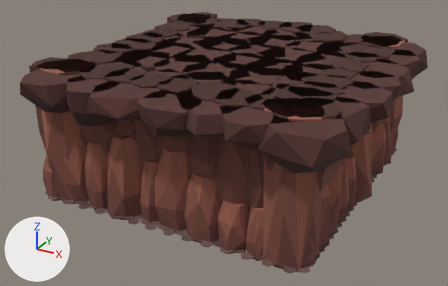
The glTF model surface-game-art/public/assets/underground/volcanic-hall.glb, before and after one commit.
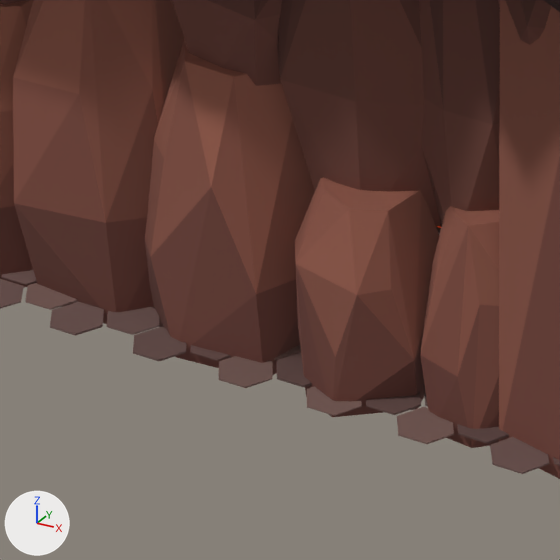
There are two pictures of each version: one whole from a camera (50 mm lens) standing at (45.8, -86.6, 47.9) and looking at (0.1, -3.6, 6.4), one close up on the part from 34% to 62% of the width and 56% to 100% of the height. The axes (+X, +Y, +Z) are drawn at lower left. The lights are the same throughout. The older version's two pictures come first. Where no turn or scale is listed for an object, it has been applied to the vertices. Vertices at exactly the same position are counted once.
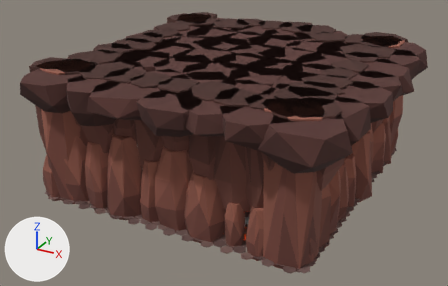
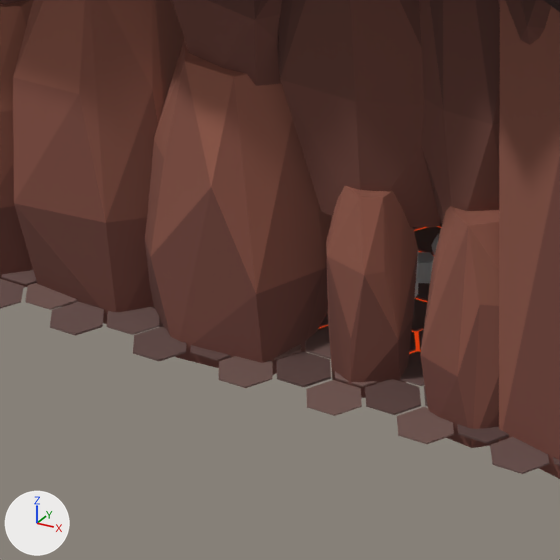
Location of each change, (x1, y1, x2, y2) in pixels of the close-ups (560 x 560 px; the box of a moved part takes in the faces that stretch with it):
part 1 of me_mesh_0, moved or reshaped: before (295, 177, 439, 417); after (326, 186, 418, 398)

The change, as a list of edits to the scene's bpy script:
```text
Change me_mesh_0:
    where me_mesh_0.from_pydata(...)  # 2120 vertices, 3912 faces; spans x -25.2..24.6, y -23.2..26.1, z -0.6..21.0
    used by ob_mesh_0; location = (0.0, 0.0, 0.0)
    me_mesh_0 part 1: the loose piece of 27 vertices spanning x 8.6..13.4, y -22.9..-18.0, z -0.6..6.4 is scaled about its middle by (0.608, 0.608, 1), then moved by (0.0, 0.2, 0.0)
```
